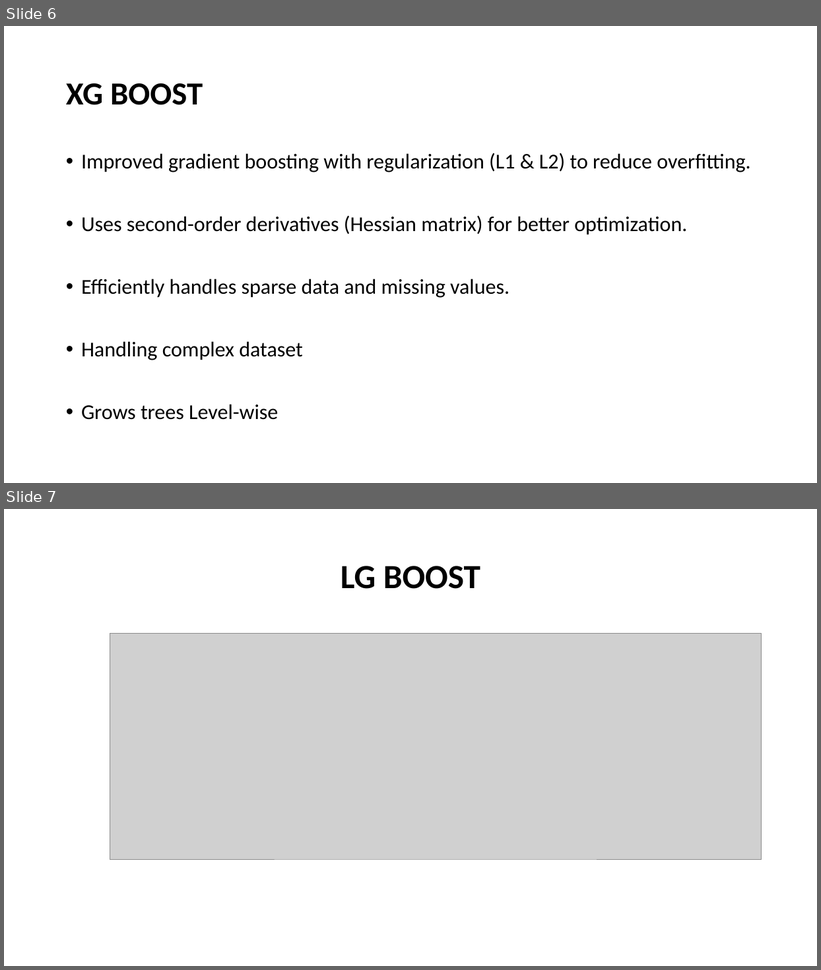
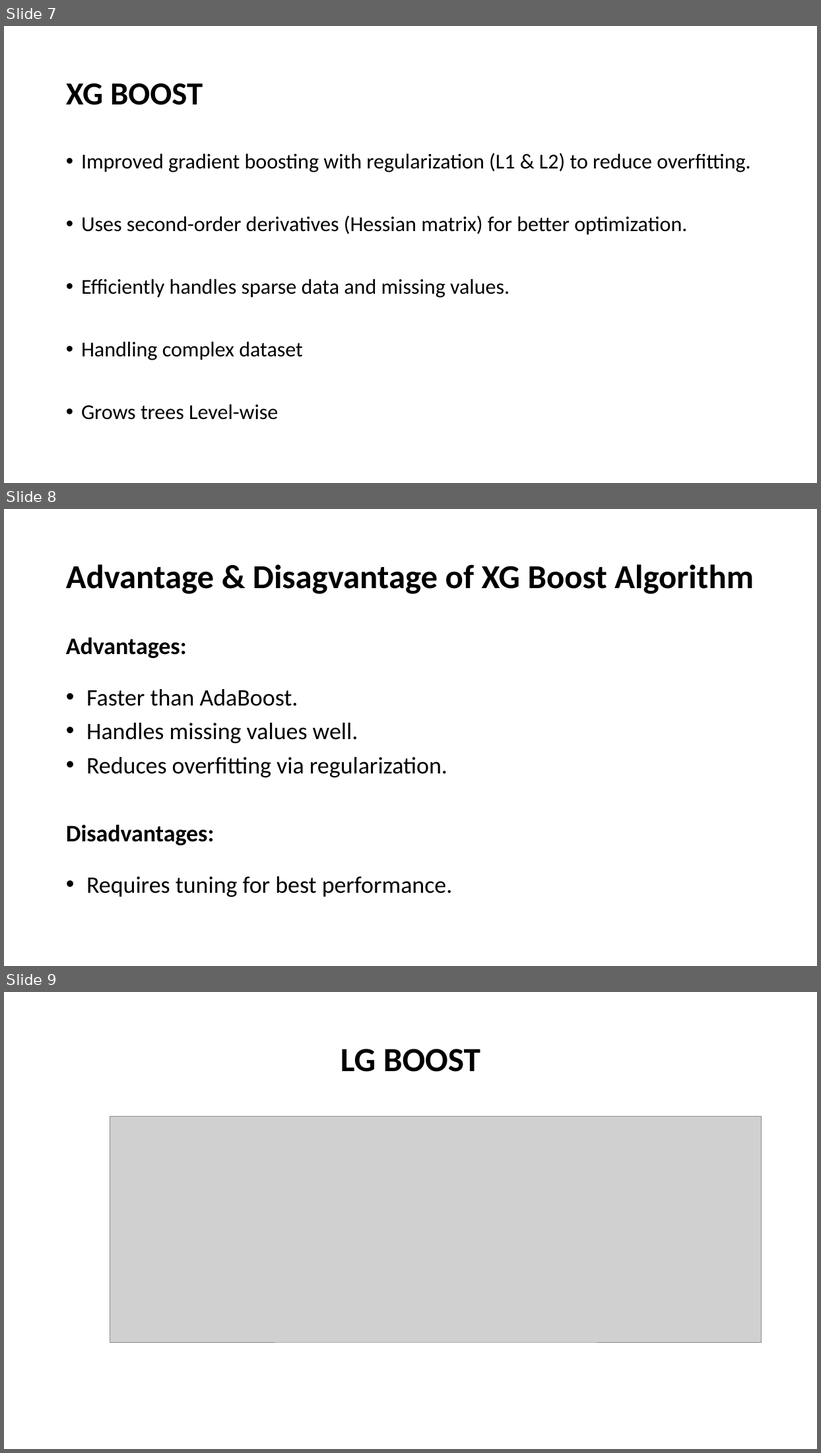
Before and after one commit to LakshmiMeyyappan/ML_Assignment_Repository, a slide deck: BoostingAlgorithm-Presentation.pptx. Shown one above the other, each under a label of ours: slides 6 and 7 before the commit, slides 7, 8 and 9 after it. The pictures are 821x970 and 821x1453 pixels, drawn with LibreOffice and Linux fonts; fonts in the diff are those of the drawing; grey boxes stand for pictures. Boxes give left, top, right and bottom in pixels: in the first picture for what was removed or moved away, otherwise in the second. Text is boxed around its words. In the diff, an @@ line names an element or a change of style, - is before the commit and + after.

```diff
--- a/BoostingAlgorithm-Presentation.pptx
+++ b/BoostingAlgorithm-Presentation.pptx
@@ slide 8 added at [4, 509, 817, 966], background #FFFFFF @@
@@ title added at [66, 564, 754, 594], 39.6 pt, text #000000, bold @@
+Advantage & Disagvantage of XG Boost Algorithm
@@ text added at [66, 637, 453, 897], 28 pt, text #000000 @@
+Advantages:
+• Faster than AdaBoost.
+• Handles missing values well.
+• Reduces overfitting via regularization.
+Disadvantages:
+• Requires tuning for best performance.
@@ what was slide 6 is now slide 7 @@
@@ what was slide 7 is now slide 9 @@
```
Also in this commit, not shown: 2 other slides added.
